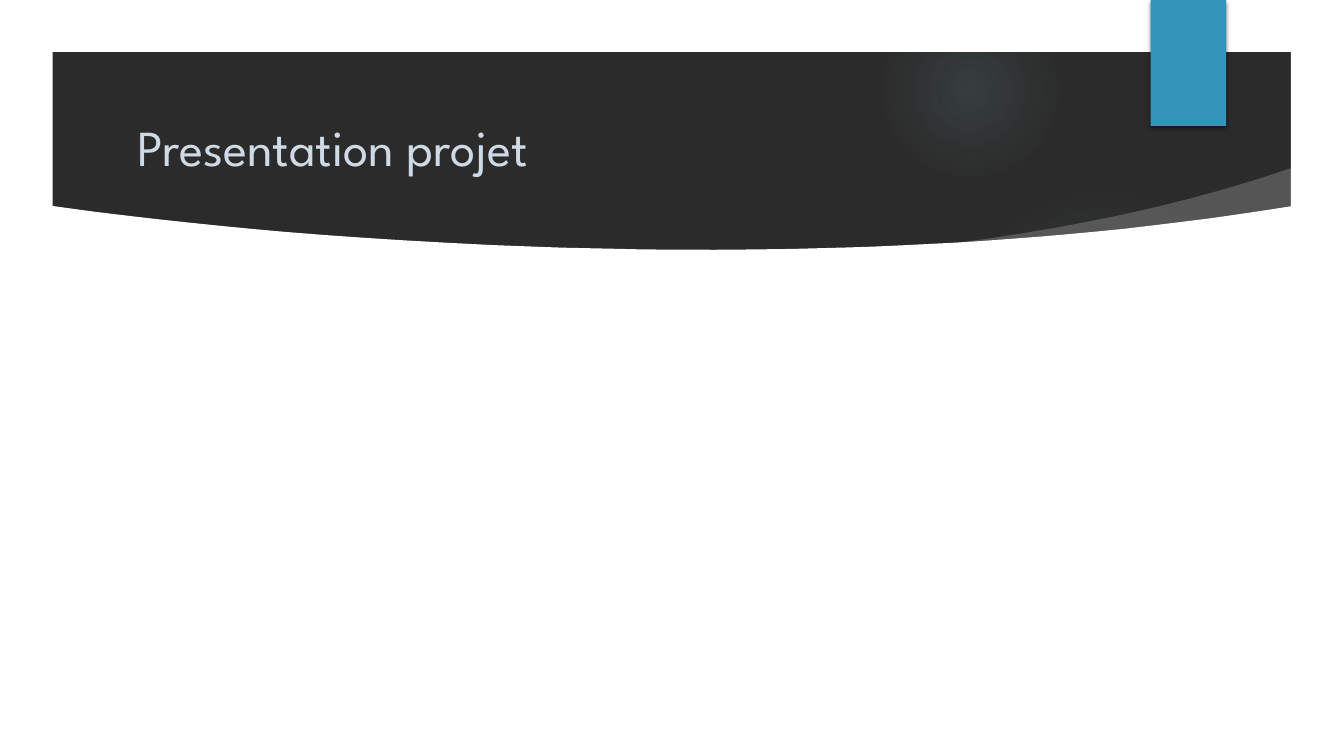
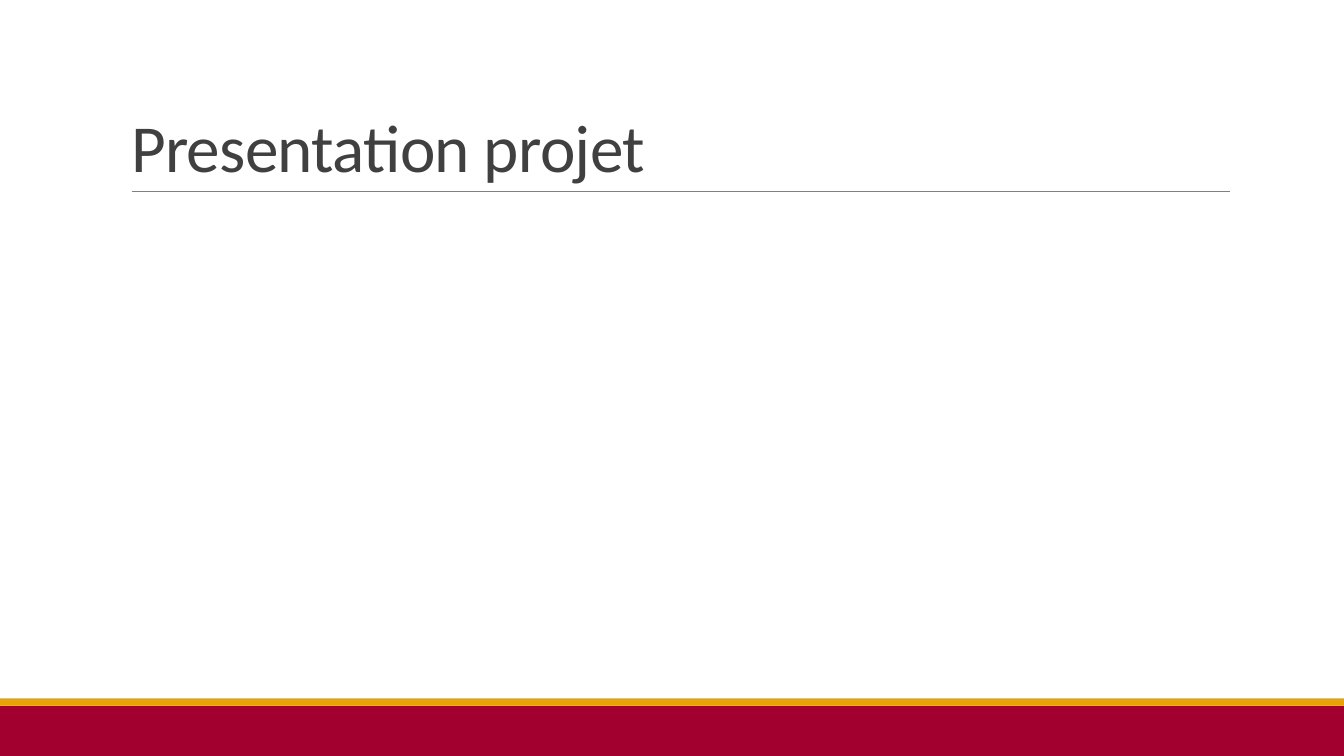
Before and after one commit to SteBoun/SFL2_ChaineDeFroid, a slide deck: slide 7 of Diaporama/DIAPO_01.pptx. Drawn at 1344x756 pixels with LibreOffice and Linux fonts; fonts in the diff are those of the drawing; background and template pictures are left out; a plain dark background stands for a picture behind light text. Boxes give left, top, right and bottom in pixels: in the first picture for what was removed or moved away, otherwise in the second. Text is boxed around its words. In the diff, an @@ line names an element or a change of style, - is before the commit and + after.

```diff
--- a/Diaporama/DIAPO_01.pptx
+++ b/Diaporama/DIAPO_01.pptx
@@ background picture (left out) to #FFFFFF @@
@@ group removed at [0, 0, 1344, 756]: 4 ellipses, 3 freeform shapes @@
@@ rectangle removed at [1150, 0, 1226, 126] @@
@@ title "Presentation projet": place and size @@
-title "Presentation projet" at [137, 132, 528, 177]
+title "Presentation projet" at [131, 125, 645, 184]
@@ title "Presentation projet" at [131, 125, 645, 184]: size 36 to 48 pt, font League Spartan to Calibri, text colour #CEDBE6 to #404040, letter spacing 0 to -0.5 pt; line spacing 1 to 0.85; vertical alignment middle to bottom @@
@@ line added from (132, 192) to (1231, 192), #808080 0.5 pt @@
@@ rectangle added at [0, 706, 1344, 756], fill #A20130 @@
@@ rectangle added at [0, 699, 1344, 706], fill #E7A207 @@
```
Also in this commit, not shown: 6 other slides changed.
